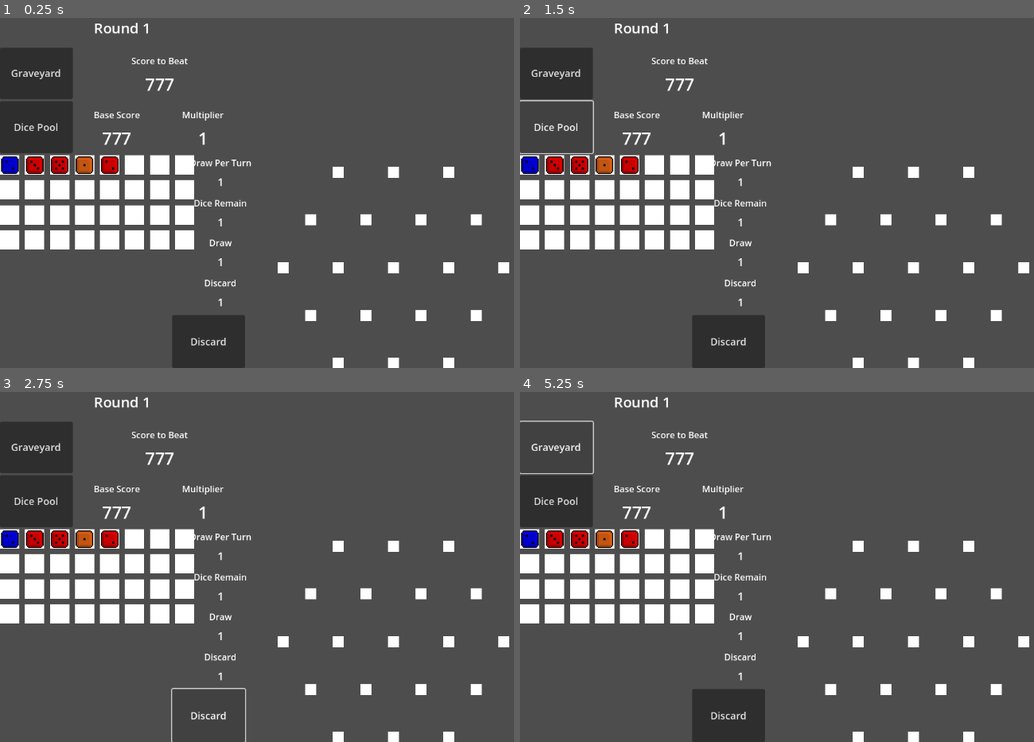
Above: before the commit, frames 1-4 (two rows, left to right).
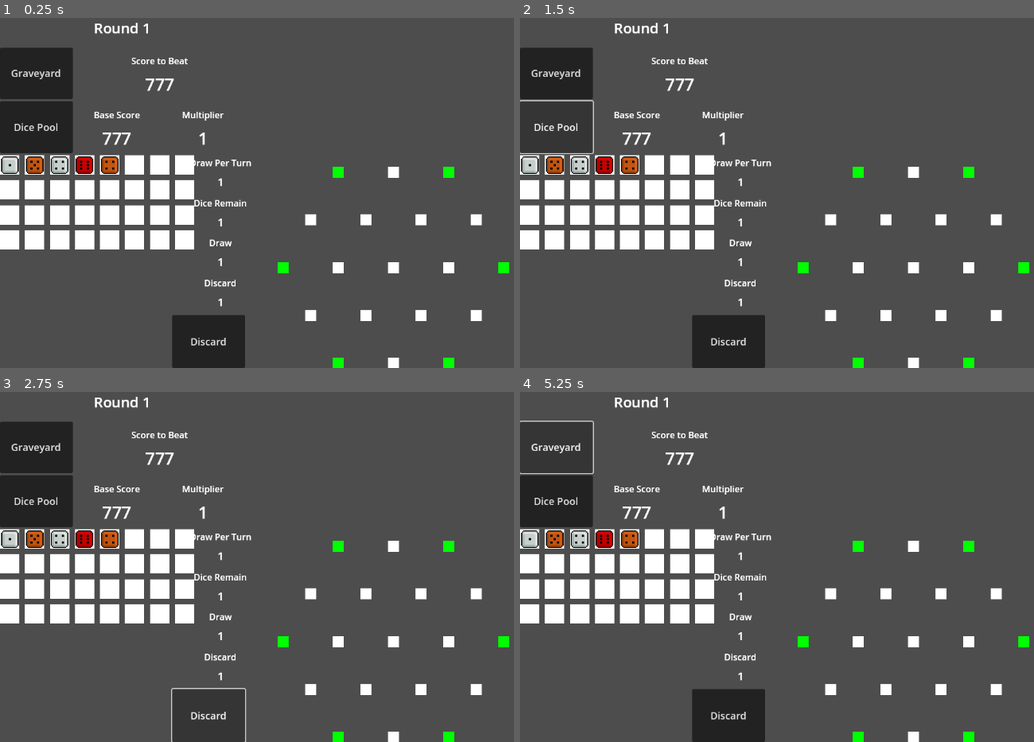
Above: after the commit, the same moments.

Repository: Kottalo/DiceGameGodot
Game: Godot game, scene res://Scenes/Main.tscn
Two runs of this game, one before a commit and one after it. Both use one fixed random seed, a clock stepped at 60 frames per second and the inputs below.
Inputs:
- Up to frame 1 (0.25 s): no input
- Up to frame 2 (1.5 s): click "Graveyard" at 0.5 s; click "Dice Pool" at 1.25 s
- Up to frame 3 (2.75 s): click "Discard" at 2 s
- Up to frame 4 (5.25 s): click "Graveyard" at 2.75 s; click "Dice Pool" at 3.5 s; click "Discard" at 4.25 s; click "Graveyard" at 5 s

The runs differ from the first frame. In frame 1, 1.3% of the frame differs, in the area x 0-100%, y 1-100%; in frame 2, 1.3%; in frame 3, 1.3%; in frame 4, 1.3%.

Commit message:
Checkpoint

Diff:
--- a/Models/DiceSlot.tscn
+++ b/Models/DiceSlot.tscn
@@ -3,15 +3,6 @@
 [ext_resource type="Script" path="res://Scripts/Models/DiceSlot.gd" id="1_iftfg"]
 
 [node name="DiceSlot" type="ColorRect"]
-anchors_preset = 8
-anchor_left = 0.5
-anchor_top = 0.5
-anchor_right = 0.5
-anchor_bottom = 0.5
-offset_left = -576.0
-offset_top = -324.0
-offset_right = -536.0
-offset_bottom = -284.0
-grow_horizontal = 2
-grow_vertical = 2
+offset_right = 40.0
+offset_bottom = 40.0
 script = ExtResource("1_iftfg")
--- a/Scripts/GameManager.gd
+++ b/Scripts/GameManager.gd
@@ -7,6 +7,7 @@
 var dicePool: Array[Dice] = []
 var drawPerTurn: int = 5
 var diceLobby: Array[Dice] = []
+var diceSlots: Array[DiceSlot] = []
 
 # Called when the node enters the scene tree for the first time.
 func _ready():
@@ -18,37 +19,45 @@
 
 	var nodeLength: float = 20
 
-	var diceSlots = $"HBoxContainer/MidPanel/VBoxContainer/DiceSlots"
+	var diceSlotsNode = $"HBoxContainer/MidPanel/VBoxContainer/DiceSlots"
 
 	var centerNode = diceSlotModel.instantiate()
 	centerNode.size = Vector2(nodeLength, nodeLength)
 	centerNode.position = Vector2(0, 0)
 
-	diceSlots.add_child(centerNode)
+	#diceSlots.add_child(centerNode)
+	diceSlots.append(centerNode)
 
 	var hexAngle = PI * 2 / 6
 
 	for i in range(6):
 		for j in range(1, slotBoardSize + 1):
-			var x = cos(hexAngle * i) * slotInterval * j
-			var y = sin(hexAngle * i) * slotInterval * j
+			var x = cos(hexAngle * i) * j
+			var y = sin(hexAngle * i) * j
 
 			var rootNode = diceSlotModel.instantiate()
 
 			rootNode.size = Vector2(nodeLength, nodeLength)
-			rootNode.position = Vector2(x, y)
+			rootNode.coordinate = Vector2(x, y)
+			rootNode.placable = j == slotBoardSize
 
-			diceSlots.add_child(rootNode)
+			diceSlots.append(rootNode)
 
 			for k in range(j - 1):
-				var childX = rootNode.position.x - (cos(hexAngle * i - hexAngle) * slotInterval)
-				var childY = rootNode.position.y - (sin(hexAngle * i - hexAngle) * slotInterval)
+				var childX = rootNode.coordinate.x - cos(hexAngle * i - hexAngle)
+				var childY = rootNode.coordinate.y - sin(hexAngle * i - hexAngle)
 
-				var childNode = ColorRect.new()
+				var childNode = diceSlotModel.instantiate()
 				childNode.size = Vector2(nodeLength, nodeLength)
-				childNode.position = Vector2(childX, childY)
+				childNode.coordinate = Vector2(childX, childY)
 
-				diceSlots.add_child(childNode)
+				diceSlots.append(childNode)
+
+	for diceSlot in diceSlots:
+		var offset = diceSlotsNode.size / 2
+
+		diceSlotsNode.add_child(diceSlot)
+		diceSlot.position = diceSlot.coordinate * slotInterval + offset
 
 	var diceLobby = $"HBoxContainer/LeftPanel/VBoxContainer/Section4/HBoxContainer/DiceLobby"
 
--- a/Scripts/Models/DiceSlot.gd
+++ b/Scripts/Models/DiceSlot.gd
@@ -2,13 +2,19 @@
 
 class_name DiceSlot
 
-var startable: bool:
+var coordinate: Vector2:
 	set(newValue):
-		startable = newValue
+		coordinate = newValue
+	get:
+		return coordinate
 
-		color = Color.GREEN if startable else Color.WHITE
+var placable: bool:
+	set(newValue):
+		placable = newValue
+
+		color = Color.GREEN if placable else Color.WHITE
 	get:
-		return startable
+		return placable
 
 var connectedSlots: Array[DiceSlot] = []
 
--- a/project.godot
+++ b/project.godot
@@ -15,6 +15,10 @@
 config/features=PackedStringArray("4.2", "GL Compatibility")
 config/icon="res://icon.svg"
 
+[autoload]
+
+Main="*res://Scenes/Main.tscn"
+
 [rendering]
 
 renderer/rendering_method="gl_compatibility"
